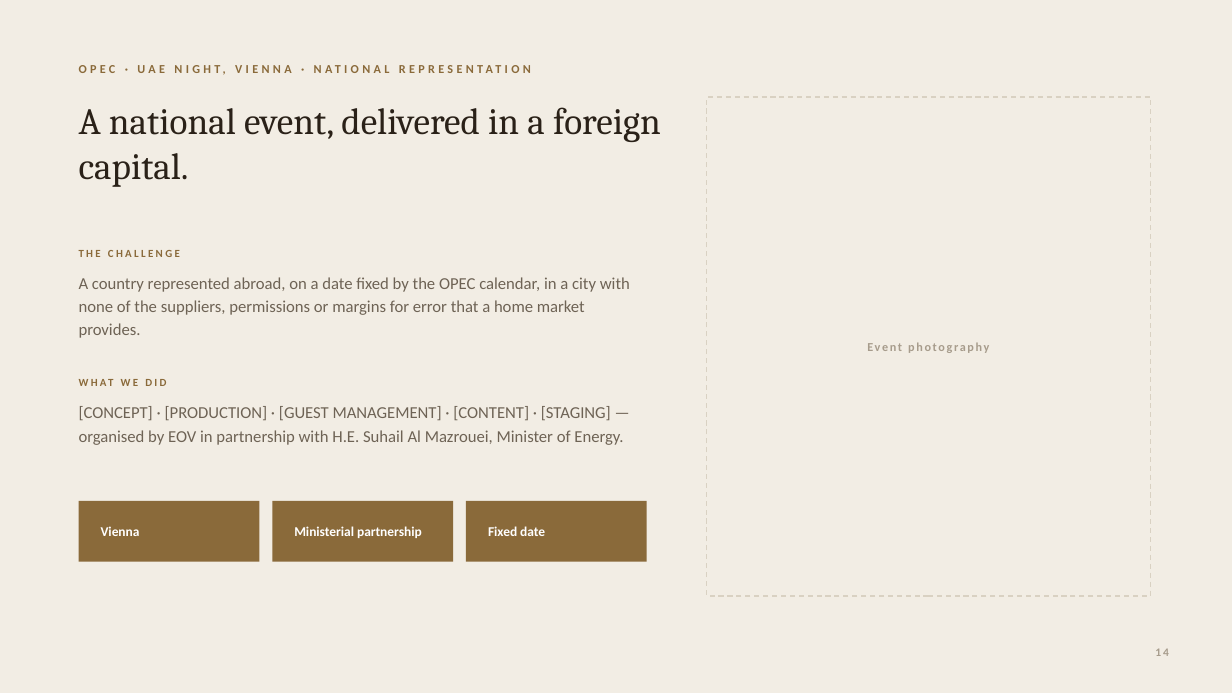
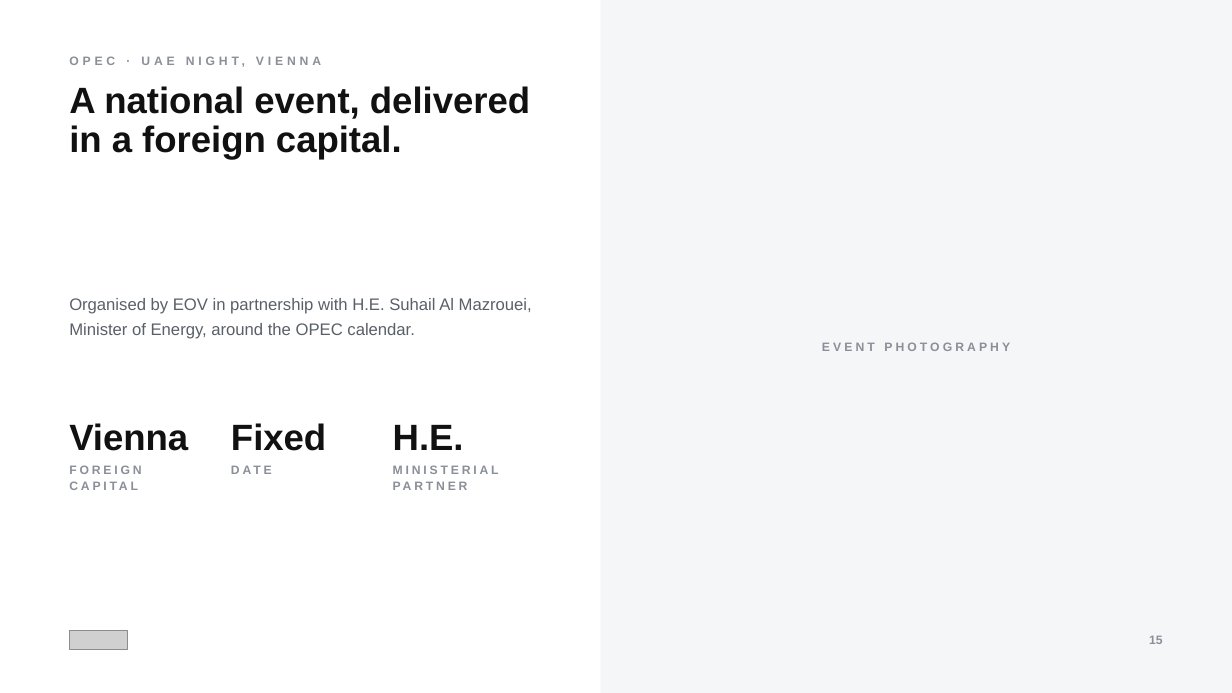
Before and after one commit to tanvichitnis1/NEW-, a slide deck: slide 15 of deck-pptx/EOV-Credentials-2026.pptx (slide 14 before the commit). Drawn at 1232x693 pixels with LibreOffice and Linux fonts; fonts in the diff are those of the drawing; grey boxes stand for pictures. Boxes give left, top, right and bottom in pixels: in the first picture for what was removed or moved away, otherwise in the second. Text is boxed around its words. In the diff, an @@ line names an element or a change of style, - is before the commit and + after.

```diff
--- a/deck-pptx/EOV-Credentials-2026.pptx
+++ b/deck-pptx/EOV-Credentials-2026.pptx
@@ background #F2EDE4 to #FFFFFF @@
@@ rectangle: place and size @@
-rectangle at [707, 97, 1151, 596]
+rectangle at [601, 0, 1232, 693]
@@ rectangle at [601, 0, 1232, 693]: fill #F2EDE4 to #F4F6F8; outline #D9D1C2 1 pt dashed to none @@
@@ text at [69, 51, 1163, 70]: text changed; font Calibri to Arial; text colour #8A6A3A to #8A8F98 @@
-OPEC · UAE NIGHT, VIENNA · NATIONAL REPRESENTATION
+OPEC · UAE NIGHT, VIENNA
@@ text "A national event, delivered in ...": place and size @@
-text "A national event, delivered in ..." at [79, 107, 661, 187]
+text "A national event, delivered in ..." at [69, 86, 530, 160]
@@ text "A national event, delivered in ..." at [69, 86, 530, 160]: size 29 to 28.5 pt, font Cambria to Arial, text colour #2A2118 to #111111, bold on; line spacing 35pt to 30.8pt @@
@@ text removed at [79, 250, 180, 257] @@
-THE CHALLENGE
@@ text at [69, 298, 532, 339]: text changed; font Calibri to Arial; text colour #6E6355 to #5A6068 @@
-[CONCEPT] · [PRODUCTION] · [GUEST MANAGEMENT] · [CONTENT] · [STAGING] — organised by EOV in partnership with H.E. Suhail Al Mazrouei, Minister of Energy.
+Organised by EOV in partnership with H.E. Suhail Al Mazrouei, Minister of Energy, around the OPEC calendar.
@@ text removed at [79, 277, 630, 338] @@
-A country represented abroad, on a date fixed by the OPEC calendar, in a city with none of the suppliers, permissions or margins for error that a home market provides.
@@ text at [822, 342, 1010, 351]: text changed; font Calibri to Arial; text colour #A79C8C to #8A8F98 @@
-Event photography
+EVENT PHOTOGRAPHY
@@ text removed at [79, 372, 647, 394] @@
-WHAT WE DID
@@ text "Vienna": place and size @@
-text "Vienna" at [101, 526, 140, 536]
+text "Vienna" at [69, 423, 188, 451]
@@ text "Vienna" at [69, 423, 188, 451]: size 10.5 to 28.5 pt, font Calibri to Arial, text colour #FFFFFF to #111111 @@
@@ text at [231, 423, 326, 451]: text changed; size 10.5 to 28.5 pt; font Calibri to Arial; text colour #FFFFFF to #111111 @@
-Fixed date
+Fixed
@@ text added at [393, 425, 464, 450], 28.5 pt, text #111111, bold @@
+H.E.
@@ text added at [69, 465, 141, 474], 9.5 pt, text #8A8F98, bold @@
+FOREIGN CAPITAL
@@ text added at [231, 462, 373, 501], 9.5 pt, text #8A8F98, bold @@
+DATE
@@ text at [393, 465, 499, 474]: text changed; size 10.5 to 9.5 pt; font Calibri to Arial; text colour #FFFFFF to #8A8F98 @@
-Ministerial partnership
+MINISTERIAL PARTNER
@@ text "MINISTERIAL PARTNER" at [393, 465, 499, 474]: vertical alignment middle to top @@
@@ rectangle removed at [79, 501, 260, 562] @@
@@ rectangle removed at [273, 501, 454, 562] @@
@@ rectangle removed at [466, 501, 647, 562] @@
@@ picture added at [69, 630, 127, 650] @@
@@ text added at [1149, 636, 1163, 644], 9.5 pt, text #8A8F98, bold @@
+15
@@ text removed at [1155, 648, 1169, 656] @@
-14
```
Also in this commit, not shown: 14 other slides changed, 10 slides added, 9 slides removed, 3 other files.
